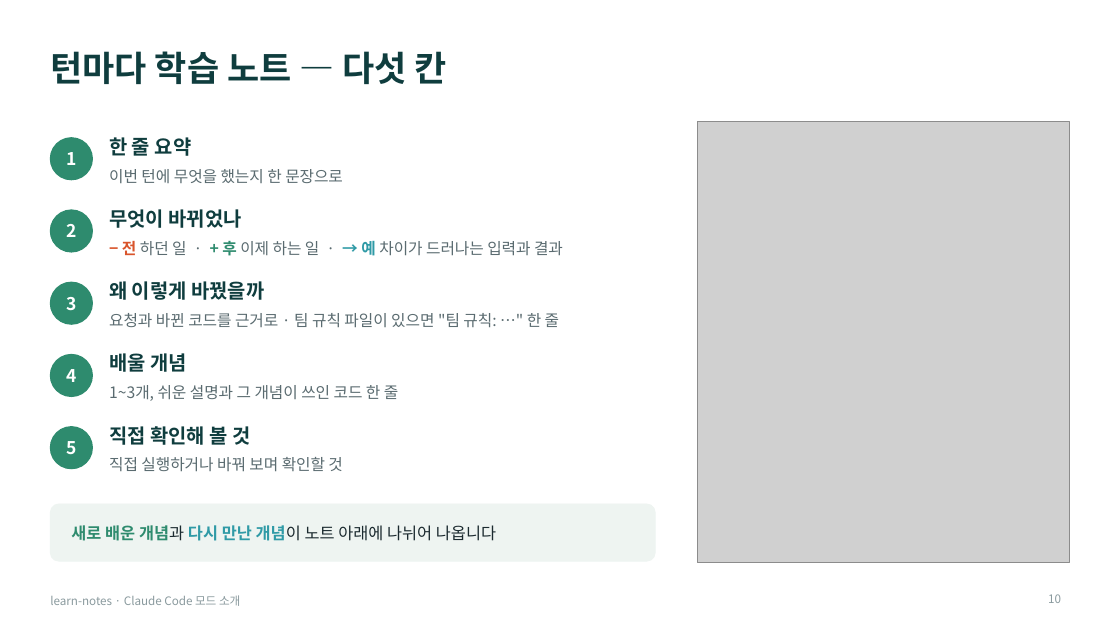
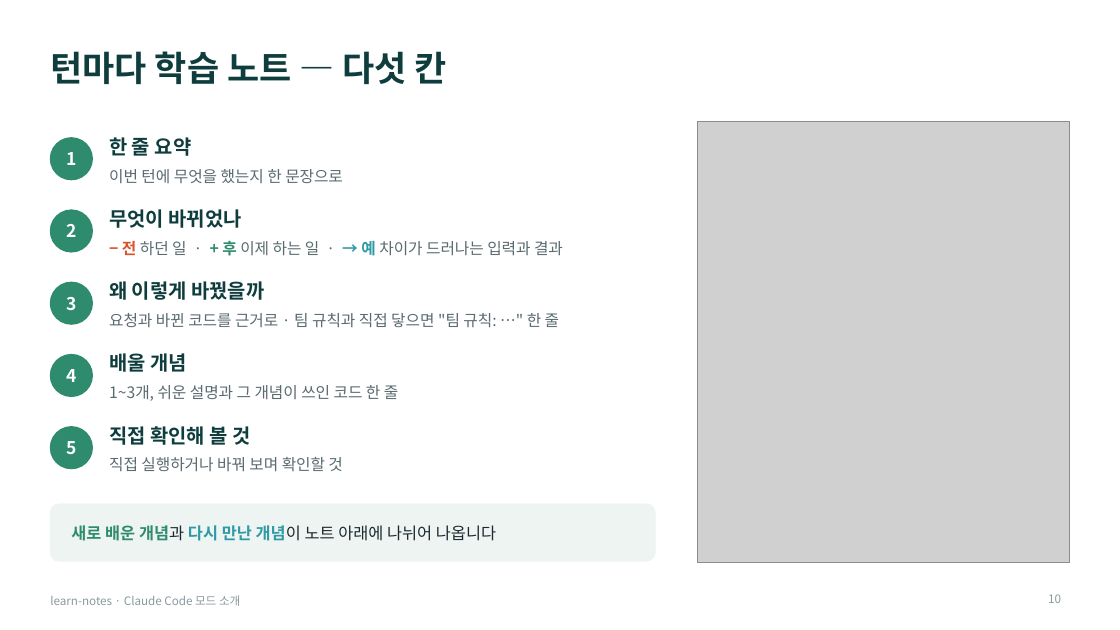
Before and after one commit to Owen-YC/learn-notes, a slide deck: slide 10 of docs/team/learn-notes-intro.pptx. Drawn at 1120x630 pixels with LibreOffice and Linux fonts; fonts in the diff are those of the drawing; grey boxes stand for pictures. Boxes give left, top, right and bottom in pixels: in the first picture for what was removed or moved away, otherwise in the second. Text is boxed around its words. In the diff, an @@ line names an element or a change of style, - is before the commit and + after.

```diff
--- a/docs/team/learn-notes-intro.pptx
+++ b/docs/team/learn-notes-intro.pptx
@@ text at <box>109,313,559,327</box>: text changed @@
-요청과 바뀐 코드를 근거로 · 팀 규칙 파일이 있으면 "팀 규칙: …" 한 줄
+요청과 바뀐 코드를 근거로 · 팀 규칙과 직접 닿으면 "팀 규칙: …" 한 줄
```
Also in this commit, not shown: 1 other slide changed, 5 other files.
